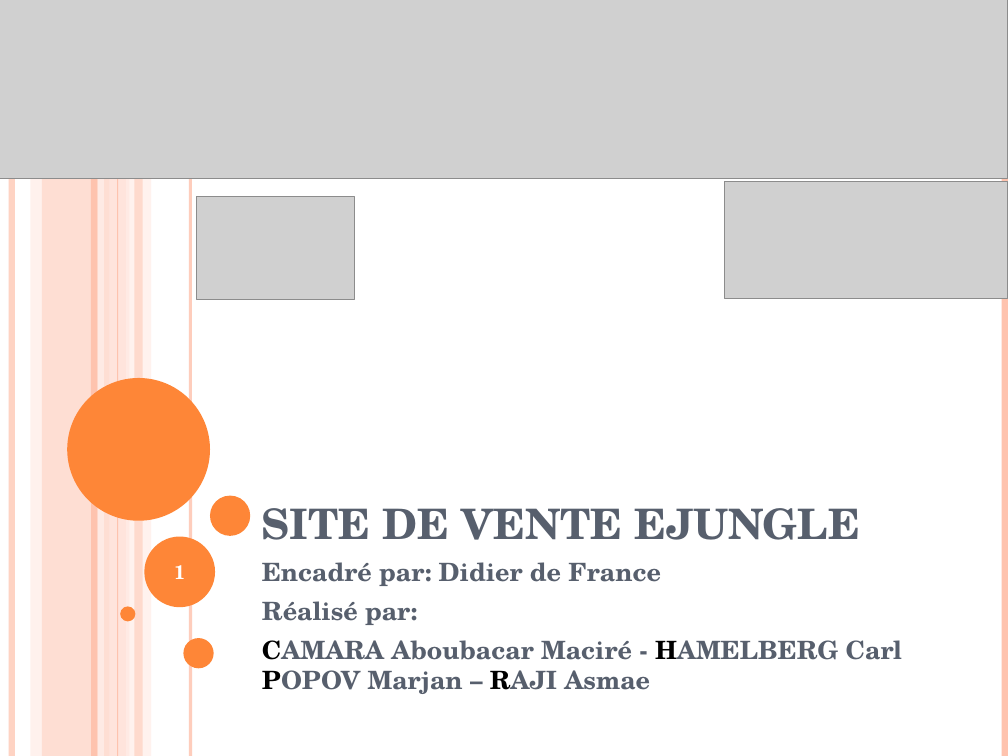
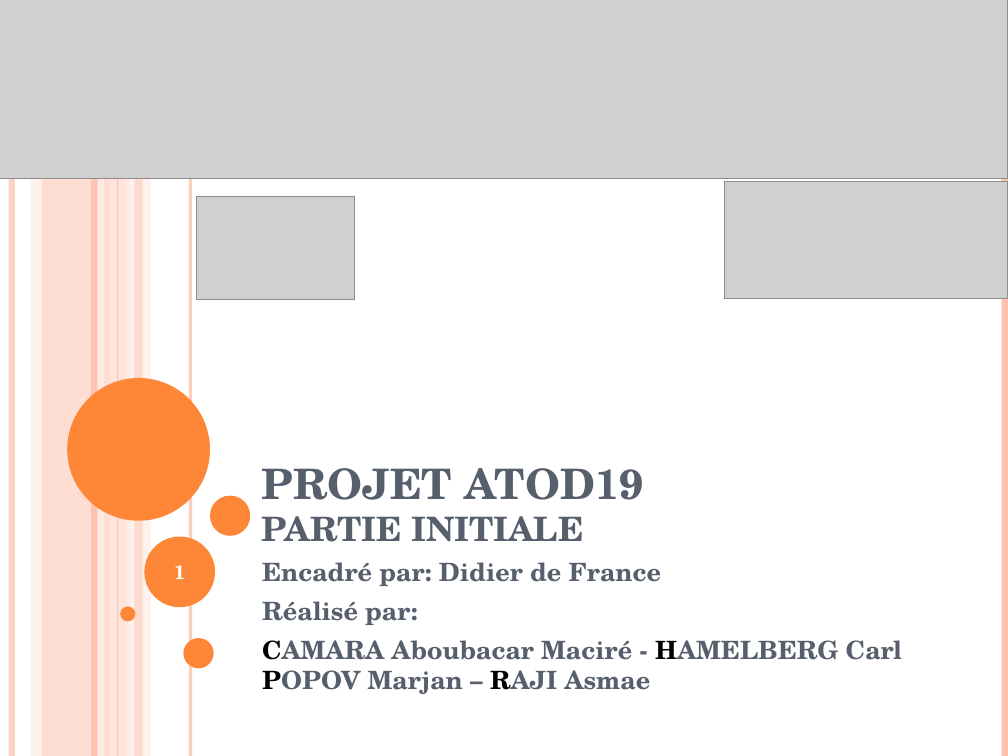
Before and after one commit to carlatgithub/jungleprod, a slide deck: slide 1 of SiteDeVenteEJungle.ppt. Drawn at 1008x756 pixels with LibreOffice and Linux fonts; fonts in the diff are those of the drawing; grey boxes stand for pictures. Boxes give left, top, right and bottom in pixels: in the first picture for what was removed or moved away, otherwise in the second. Text is boxed around its words. In the diff, an @@ line names an element or a change of style, - is before the commit and + after.

```diff
--- a/SiteDeVenteEJungle.ppt
+++ b/SiteDeVenteEJungle.ppt
@@ title at <box>262,468,643,542</box>: text changed; size 30 to 24 pt @@
-SITE DE VENTE EJUNGLE
+PROJET ATOD19
+PARTIE INITIALE
```
Also in this commit, not shown: 1 other slide changed, 12 slides added, 22 slides removed, 1 other file.
